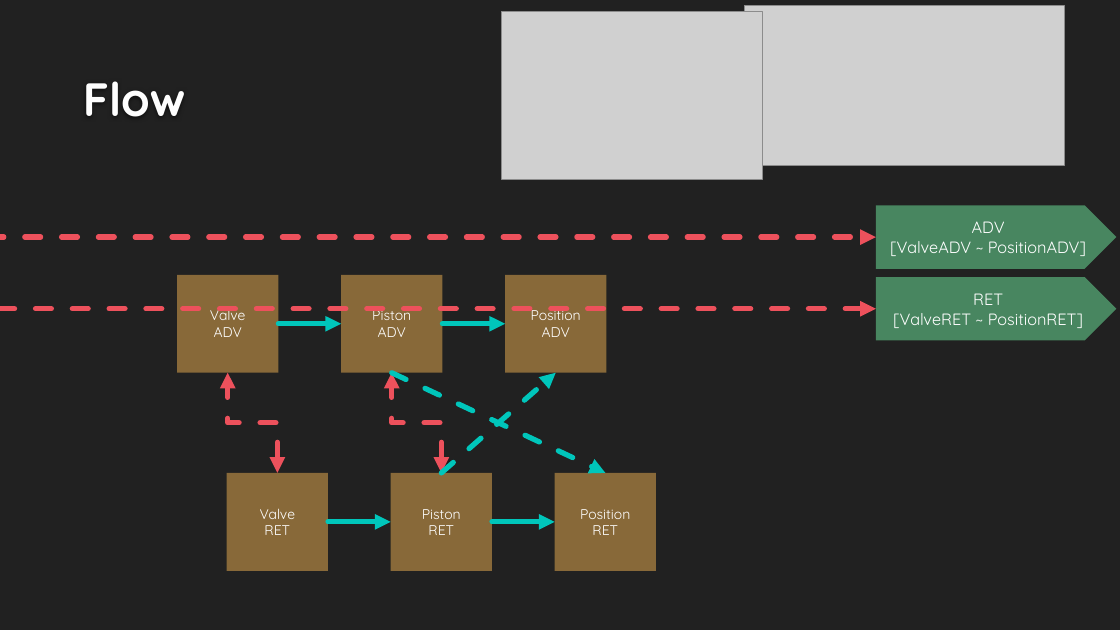
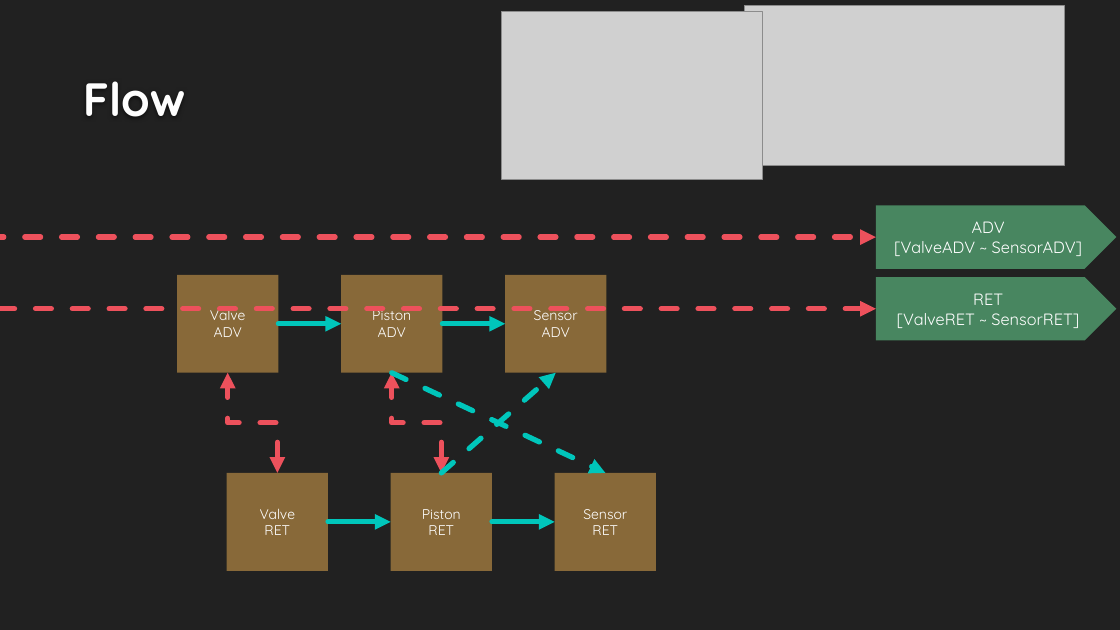
Before and after one commit to DualsoftDev/ds, a slide deck: slide 2 of DsDotNet/src/UnitTest/UnitTest.Model/ImportOfficeExample/Sample/Lib/Cylinder/Double.pptx. Drawn at 1120x630 pixels with LibreOffice and Linux fonts; fonts in the diff are those of the drawing; grey boxes stand for pictures; background and template pictures are left out. Boxes give left, top, right and bottom in pixels: in the first picture for what was removed or moved away, otherwise in the second. Text is boxed around its words. In the diff, an @@ line names an element or a change of style, - is before the commit and + after.

```diff
--- a/DsDotNet/src/UnitTest/UnitTest.Model/ImportOfficeExample/Sample/Lib/Cylinder/Double.pptx
+++ b/DsDotNet/src/UnitTest/UnitTest.Model/ImportOfficeExample/Sample/Lib/Cylinder/Double.pptx
@@ text in pentagon arrow at (x1=894, y1=241, x2=1082, y2=256): text changed @@
-[ValveADV ~ PositionADV]
+[ValveADV ~ SensorADV]
@@ text in rectangle at (x1=534, y1=306, x2=578, y2=320): text changed @@
-Position
+Sensor
@@ text in pentagon arrow at (x1=897, y1=313, x2=1079, y2=328): text changed @@
-[ValveRET ~ PositionRET]
+[ValveRET ~ SensorRET]
@@ text in rectangle at (x1=583, y1=509, x2=627, y2=519): text changed @@
-Position
+Sensor
```
Also in this commit, not shown: 13 other files.
